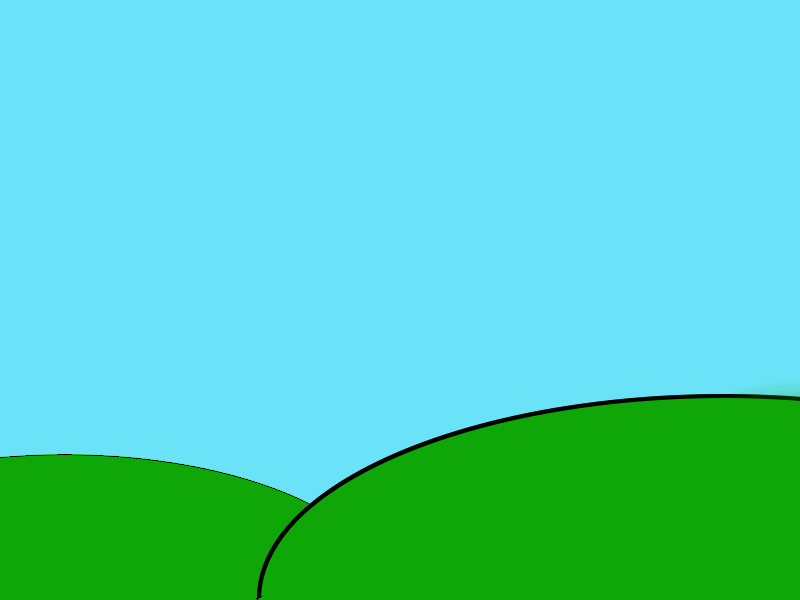
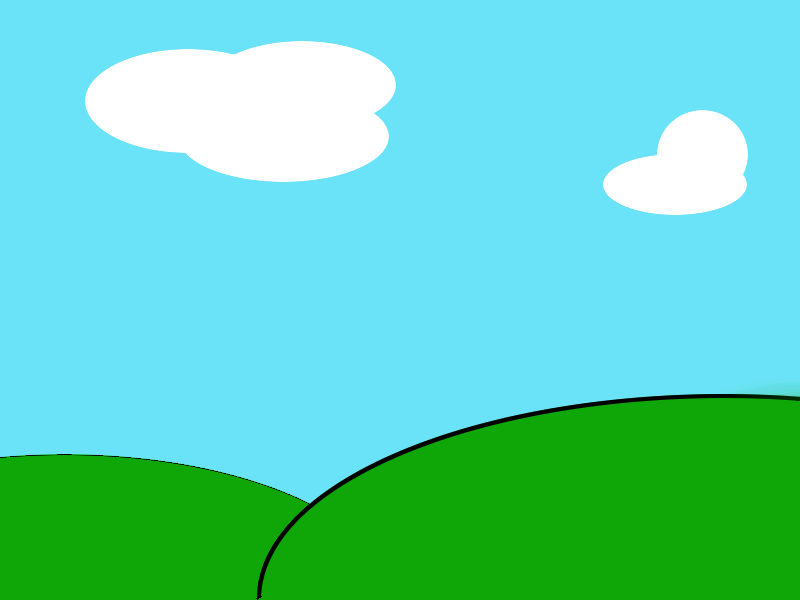
Layers edited between the first and the second w=800, h=600 image:
added layer "Layer" above "Background" over (85, 41, 748, 215)
